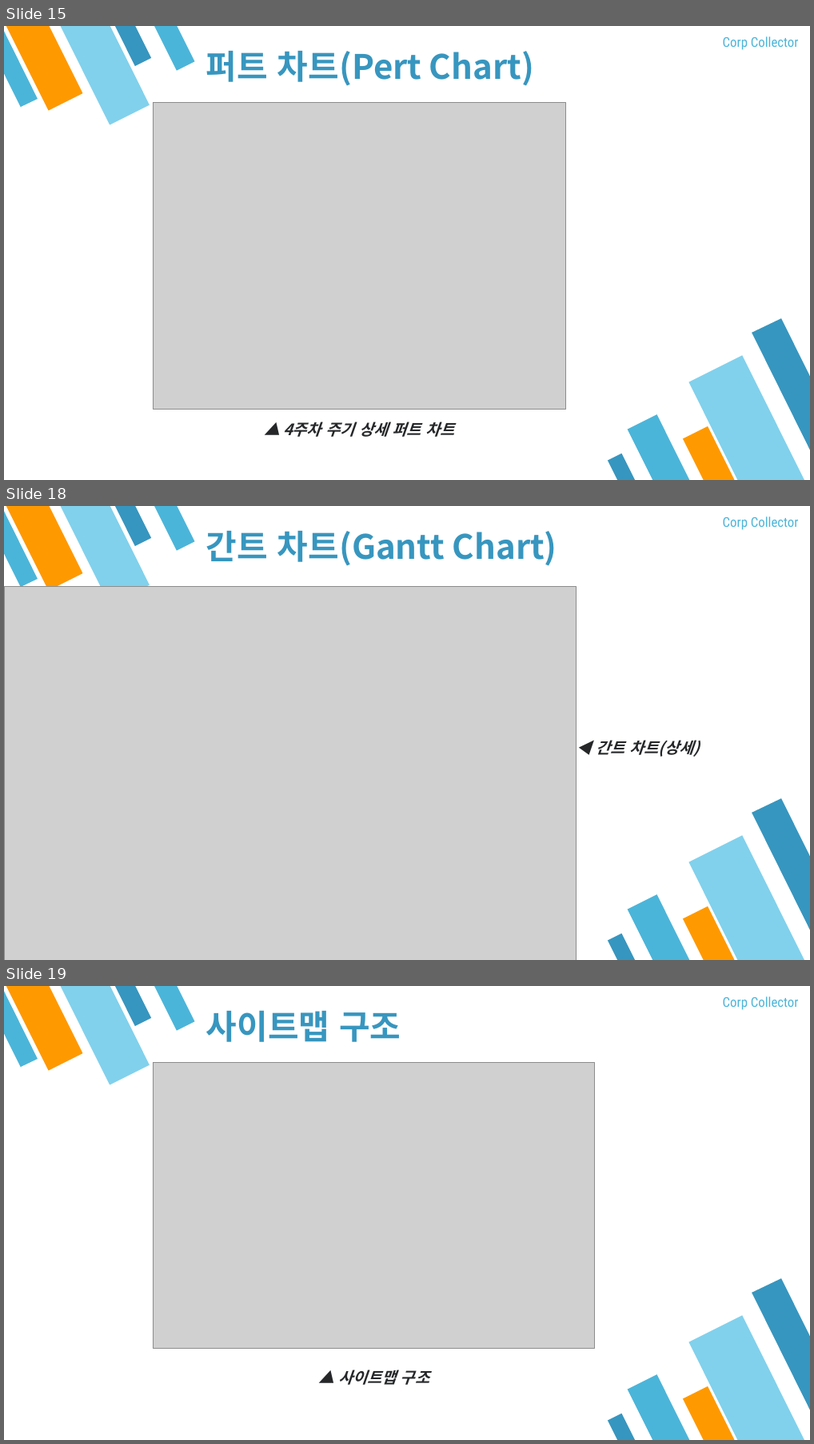
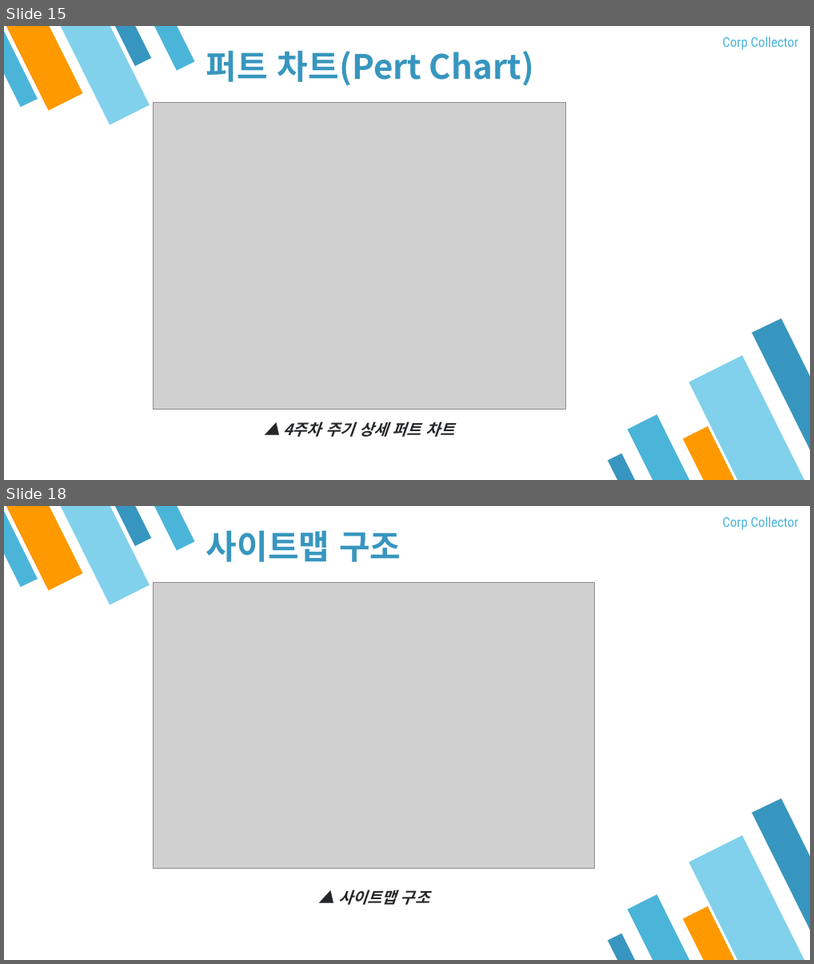
Before and after one commit to DrawGreen2021/Presentation, a slide deck: 최종발표/최종발표 PPT 사본.pptx. Shown one above the other, each under a label of ours: slides 15, 18 and 19 before the commit, slides 15 and 18 after it; the slides between them are not shown. The pictures are 814x1444 and 814x964 pixels, drawn with LibreOffice and Linux fonts; fonts in the diff are those of the drawing; grey boxes stand for pictures. Boxes give left, top, right and bottom in pixels: in the first picture for what was removed or moved away, otherwise in the second. Text is boxed around its words. In the diff, an @@ line names an element or a change of style, - is before the commit and + after.

Commit message:
백엔드 PPT 구성, 사본 PPT의 간트 차트 부분 수정

```diff
--- a/최종발표/최종발표 PPT 사본.pptx
+++ b/최종발표/최종발표 PPT 사본.pptx
@@ slide 18 removed at (4, 506, 810, 960), background #FFFFFF; not listed: 10 template elements that a slide beside it also shows @@
@@ text removed at (723, 516, 799, 530) @@
-Corp Collector
@@ title removed at (206, 531, 558, 566) @@
-간트 차트(Gantt Chart)
@@ picture removed at (4, 587, 577, 960) @@
@@ text removed at (597, 740, 699, 756) @@
-◀ 간트 차트(상세)
@@ what was slide 19 is now slide 18 @@
```
Also in this commit, not shown: 2 slides changed, 2 slides added, 1 other file.
